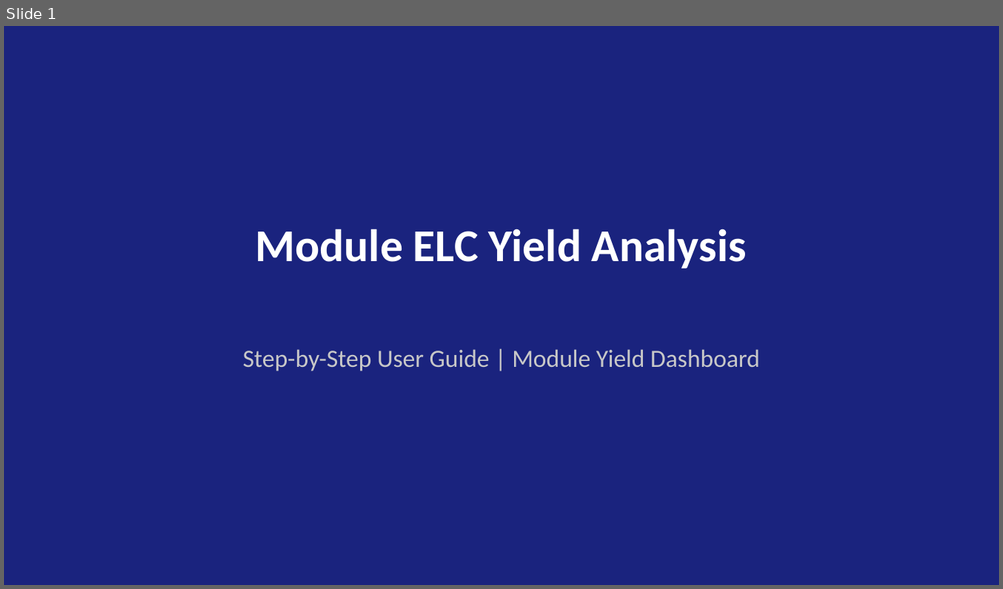
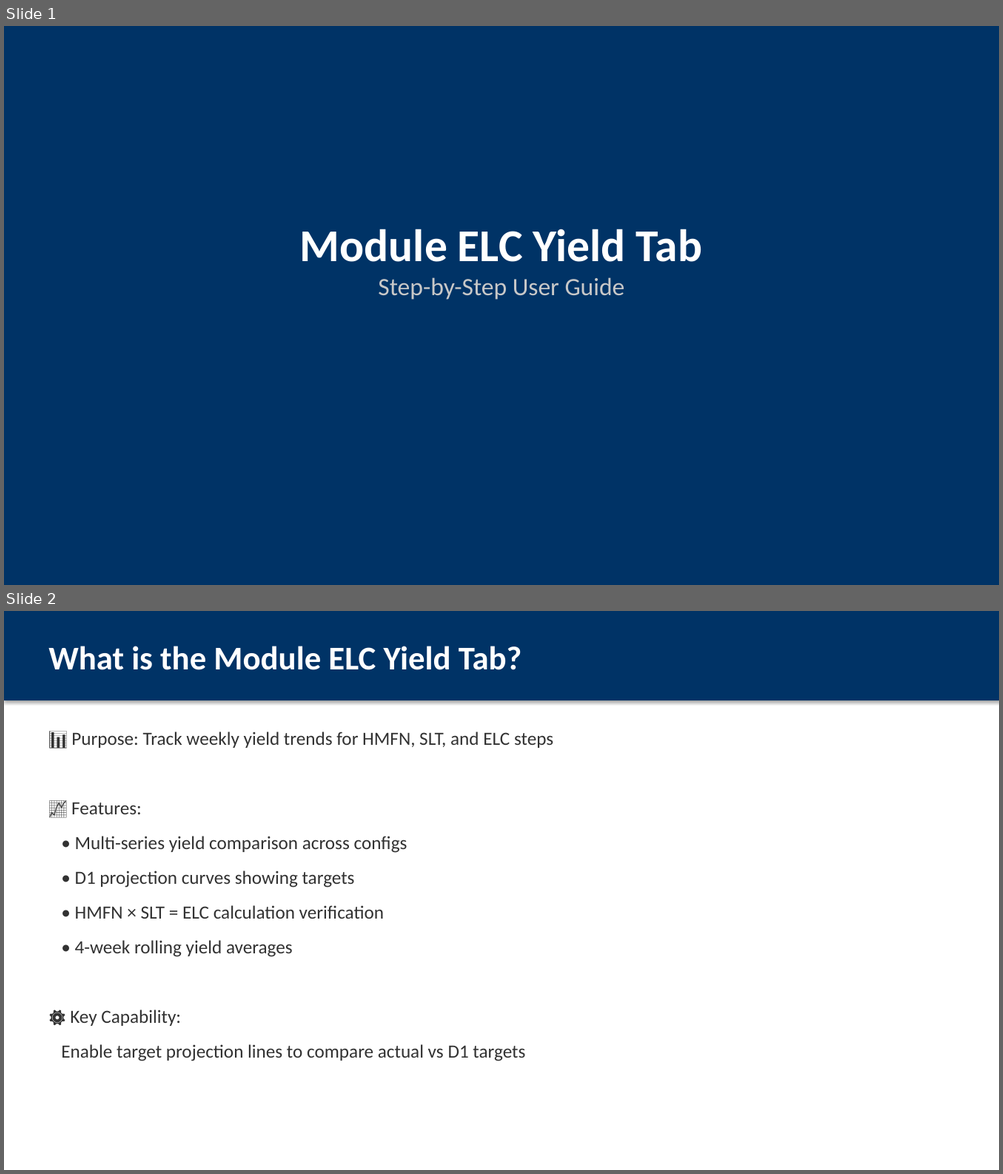
Before and after one commit to ASEGARAN/MODULE_YIELD_DASHBOARD, a slide deck: Module_ELC_Yield_User_Guide.pptx. Shown one above the other, each under a label of ours: slide 1 before the commit, slides 1 and 2 after it. The pictures are 1003x589 and 1003x1174 pixels, drawn with LibreOffice and Linux fonts; fonts in the diff are those of the drawing. Boxes give left, top, right and bottom in pixels: in the first picture for what was removed or moved away, otherwise in the second. Text is boxed around its words. In the diff, an @@ line names an element or a change of style, - is before the commit and + after.

Commit message:
Enhance Module ELC Yield user guide with ASCII mockups
- 12 slides with embedded visual mockups
- Step-by-step workflow from sidebar to targets
- Warning message explanation
- Available config reference
- Quick reference card
- No external screenshot dependencies

```diff
--- a/Module_ELC_Yield_User_Guide.pptx
+++ b/Module_ELC_Yield_User_Guide.pptx
@@ slide 2 added at (4,611,999,1170), background #FFFFFF @@
@@ rectangle added at (4,611,999,701), fill #003366 @@
@@ text added at (48,646,522,670), 32 pt, text #FFFFFF, bold @@
+What is the Module ELC Yield Tab?
@@ text added at (61,732,553,1062), 18 pt, text #323232 @@
+📊 Purpose: Track weekly yield trends for HMFN, SLT, and ELC steps
+📈 Features:
+• Multi-series yield comparison across configs
+• D1 projection curves showing targets
+• HMFN × SLT = ELC calculation verification
+• 4-week rolling yield averages
+⚙️ Key Capability:
+Enable target projection lines to compare actual vs D1 targets
@@ slide 1 changed as well @@
@@ rectangle at (4,26,999,585): fill #1A237E to #003366 @@
@@ text at (300,229,702,300): text changed; size 44 to 24 pt; text colour #FFFFFF to #C8C8C8; bold off @@
-Module ELC Yield Analysis
+Module ELC Yield Tab
+Step-by-Step User Guide
@@ text removed at (243,349,760,372) @@
-Step-by-Step User Guide | Module Yield Dashboard
```
Also in this commit, not shown: 10 other slides added, 9 slides removed.
